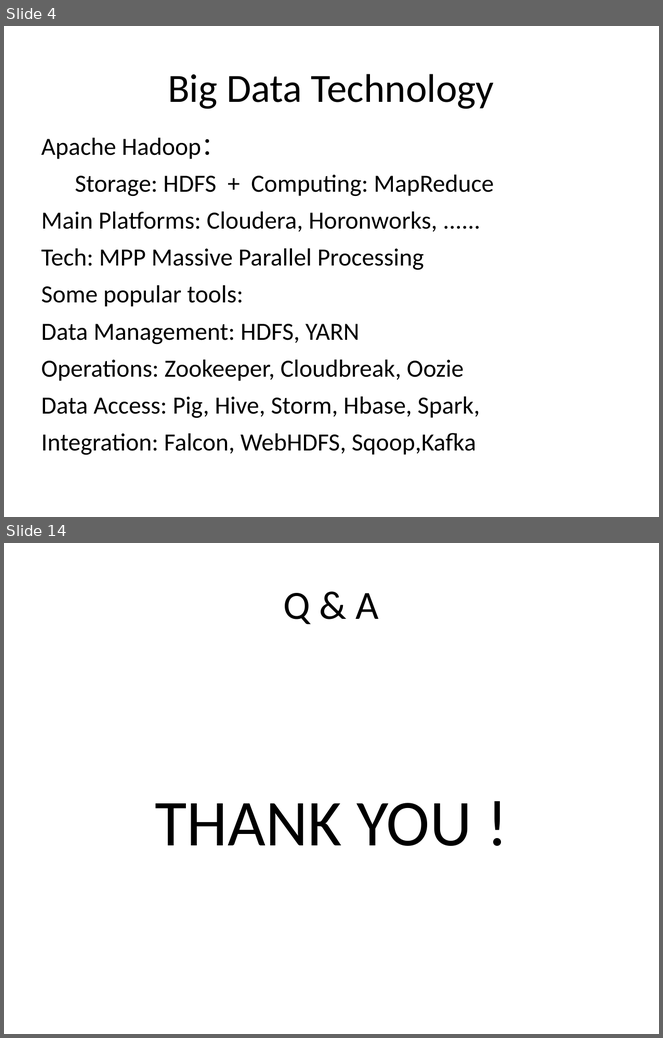
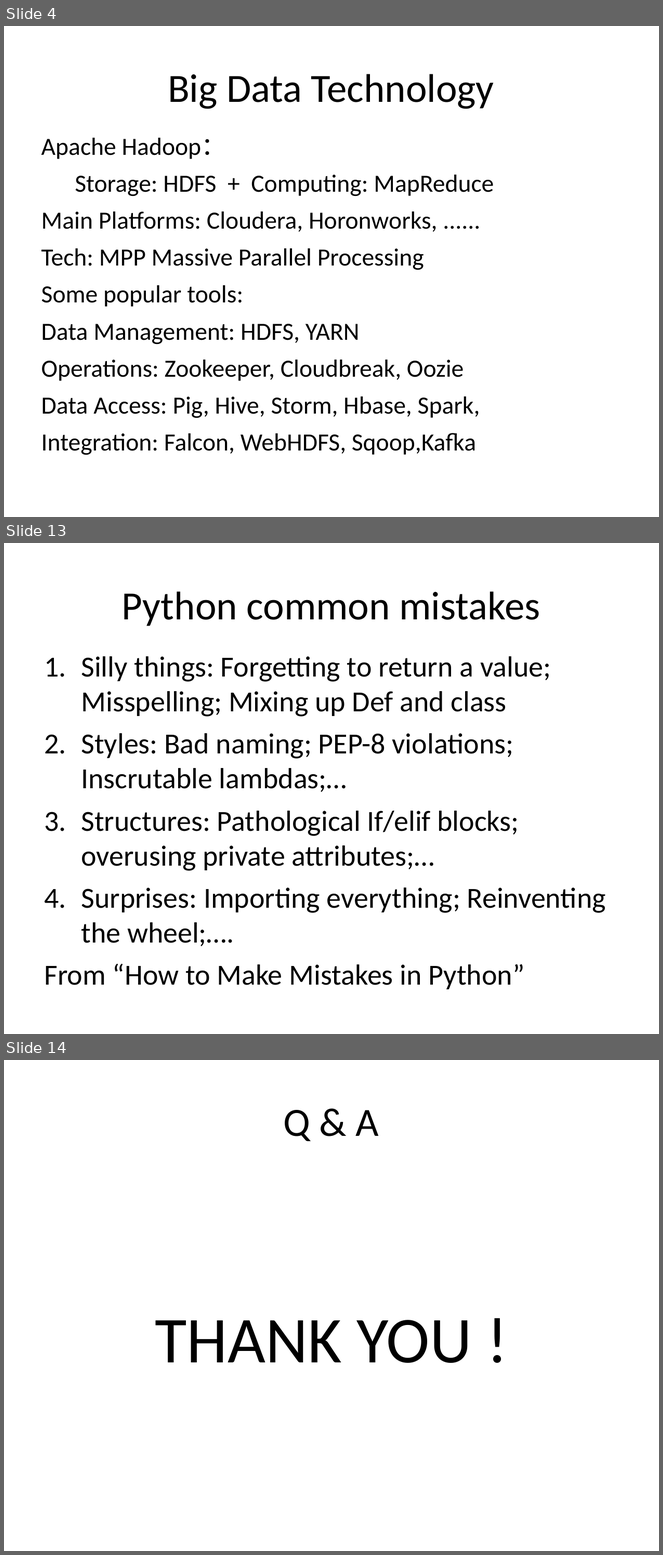
Before and after one commit to robin3795/Data, a slide deck: BigDataETL.ppt. Shown one above the other, each under a label of ours: slides 4 and 14 before the commit, slides 4, 13 and 14 after it; the slides between them are not shown. The pictures are 663x1038 and 663x1555 pixels, drawn with LibreOffice and Linux fonts; fonts in the diff are those of the drawing. Boxes give left, top, right and bottom in pixels: in the first picture for what was removed or moved away, otherwise in the second. Text is boxed around its words. In the diff, an @@ line names an element or a change of style, - is before the commit and + after.

```diff
--- a/BigDataETL.ppt
+++ b/BigDataETL.ppt
@@ slide 13 added at (4, 543, 659, 1034), background #FFFFFF @@
@@ title added at (122, 591, 540, 626), 44 pt, text #000000 @@
+Python common mistakes
@@ text added at (45, 656, 606, 990), 32 pt, text #000000 @@
+1. Silly things: Forgetting to return a value; Misspelling; Mixing up Def and class
+2. Styles: Bad naming; PEP-8 violations; Inscrutable lambdas;…
+3. Structures: Pathological If/elif blocks; overusing private attributes;…
+4. Surprises: Importing everything; Reinventing the wheel;….
+From “How to Make Mistakes in Python”
```
Also in this commit, not shown: 9 slides changed, 1 slide removed, 1 other file.
